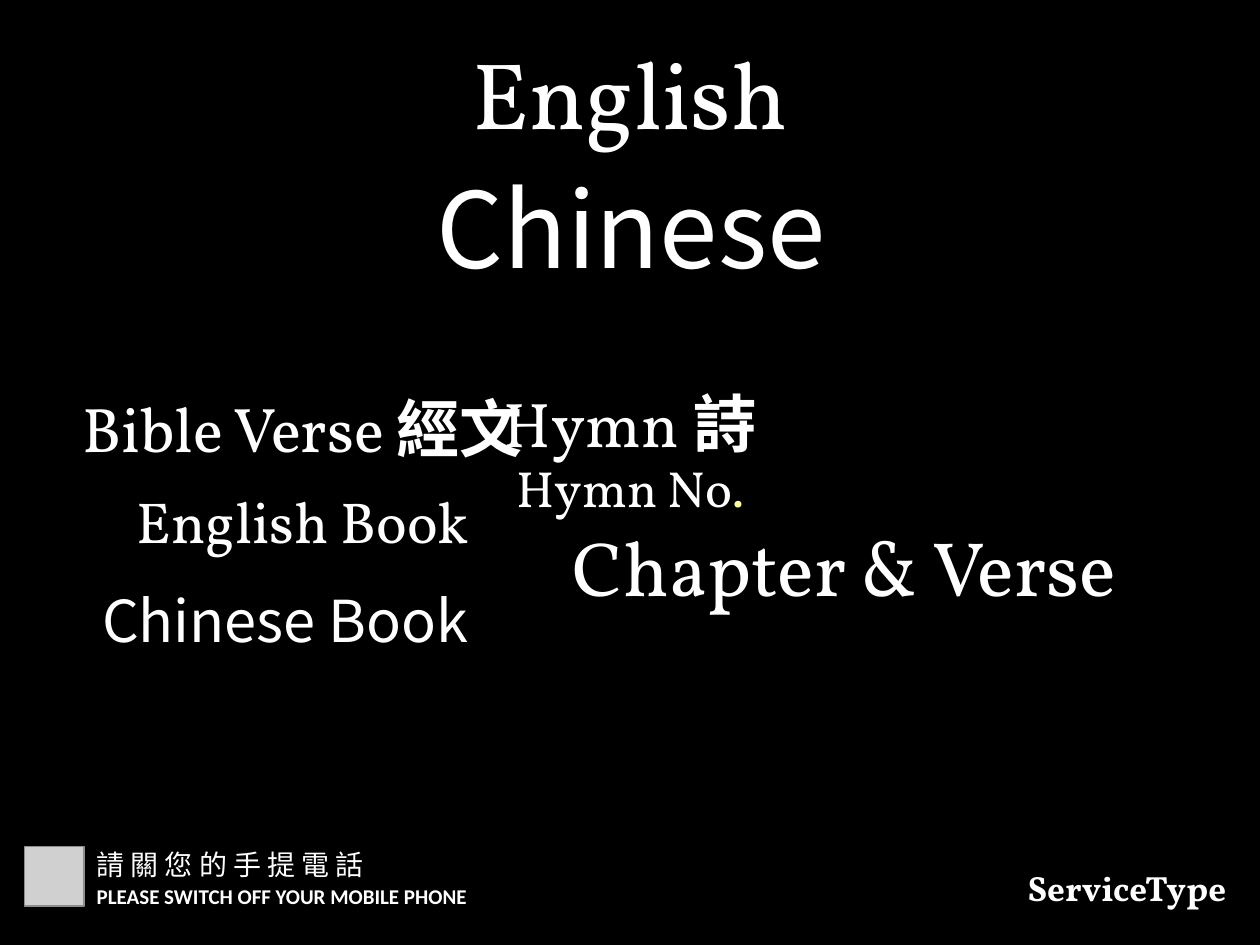
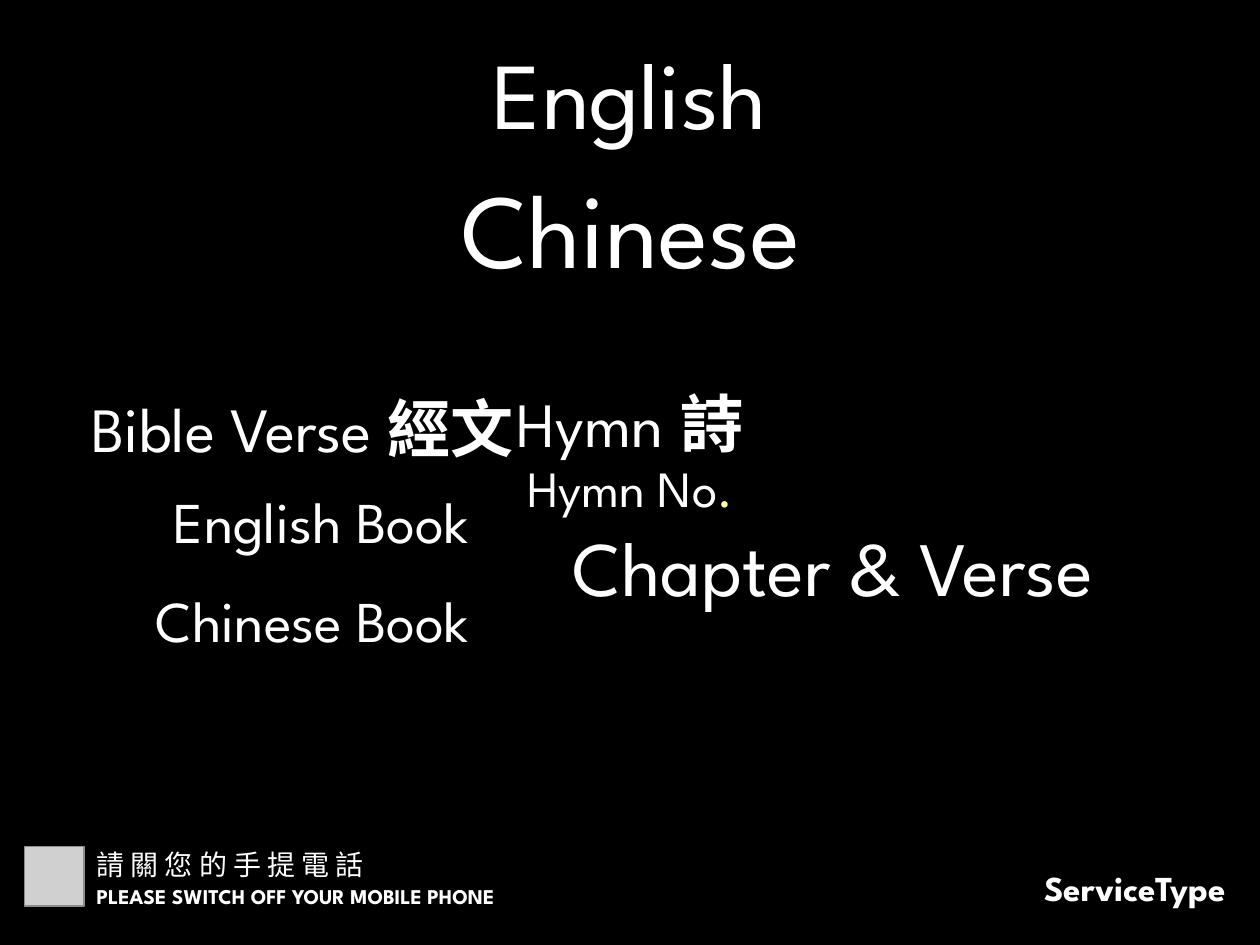
Before and after one commit to calebchanwy/tjc-powerpoint, a slide deck: slide 1 of TJCPowerPoint/Resources/Service4to3.pptx. Drawn at 1260x945 pixels with LibreOffice and Linux fonts; fonts in the diff are those of the drawing; grey boxes stand for pictures. Boxes give left, top, right and bottom in pixels: in the first picture for what was removed or moved away, otherwise in the second. Text is boxed around its words. In the diff, an @@ line names an element or a change of style, - is before the commit and + after.

```diff
--- a/TJCPowerPoint/Resources/Service4to3.pptx
+++ b/TJCPowerPoint/Resources/Service4to3.pptx
@@ text "Chinese" at bbox=[462, 195, 800, 270]: font Noto Sans CJK SC to League Spartan @@
@@ text "Hymn 詩" at bbox=[517, 393, 743, 460]: font Vollkorn to League Spartan in "Hymn"; font Calibri to League Spartan in "詩" @@
@@ text "Bible Verse 經文" at bbox=[92, 398, 514, 458]: font Vollkorn to League Spartan in "Bible Verse"; font Calibri to League Spartan in "經文" @@
@@ font Vollkorn to League Spartan in 5 elements at bbox=[492, 64, 767, 150], bbox=[527, 456, 734, 518], bbox=[174, 503, 468, 556], bbox=[1044, 877, 1226, 909], bbox=[573, 543, 1093, 612] @@
@@ text "Chinese Book" at bbox=[156, 602, 468, 643]: font Noto Sans CJK SC to League Spartan @@
@@ text "請 關 您 的 手 ..." at bbox=[97, 851, 364, 878]: font Calibri to League Spartan @@
@@ text "PLEASE SWITCH OFF YOUR MOBILE ..." at bbox=[97, 890, 494, 905]: font Calibri to League Spartan @@
```
Also in this commit, not shown: 3 other slides changed, 1 slide added, 17 other files.
